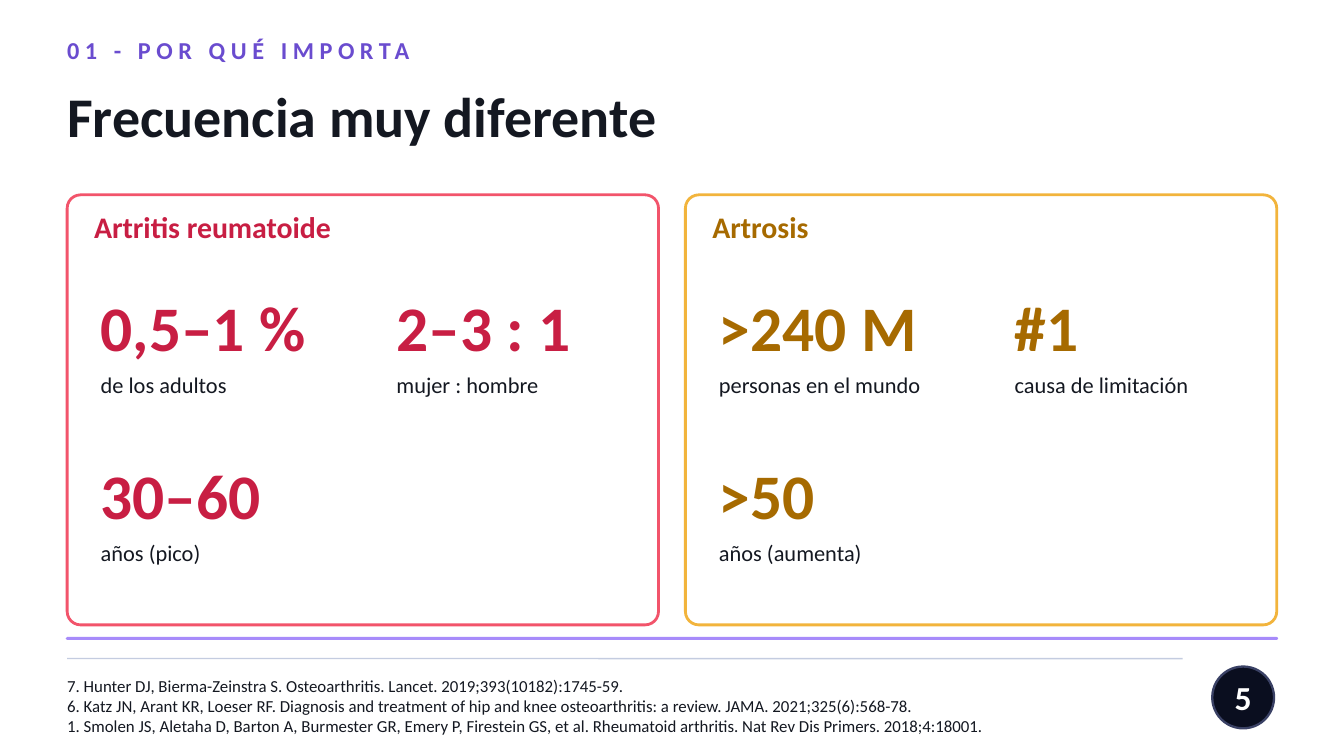
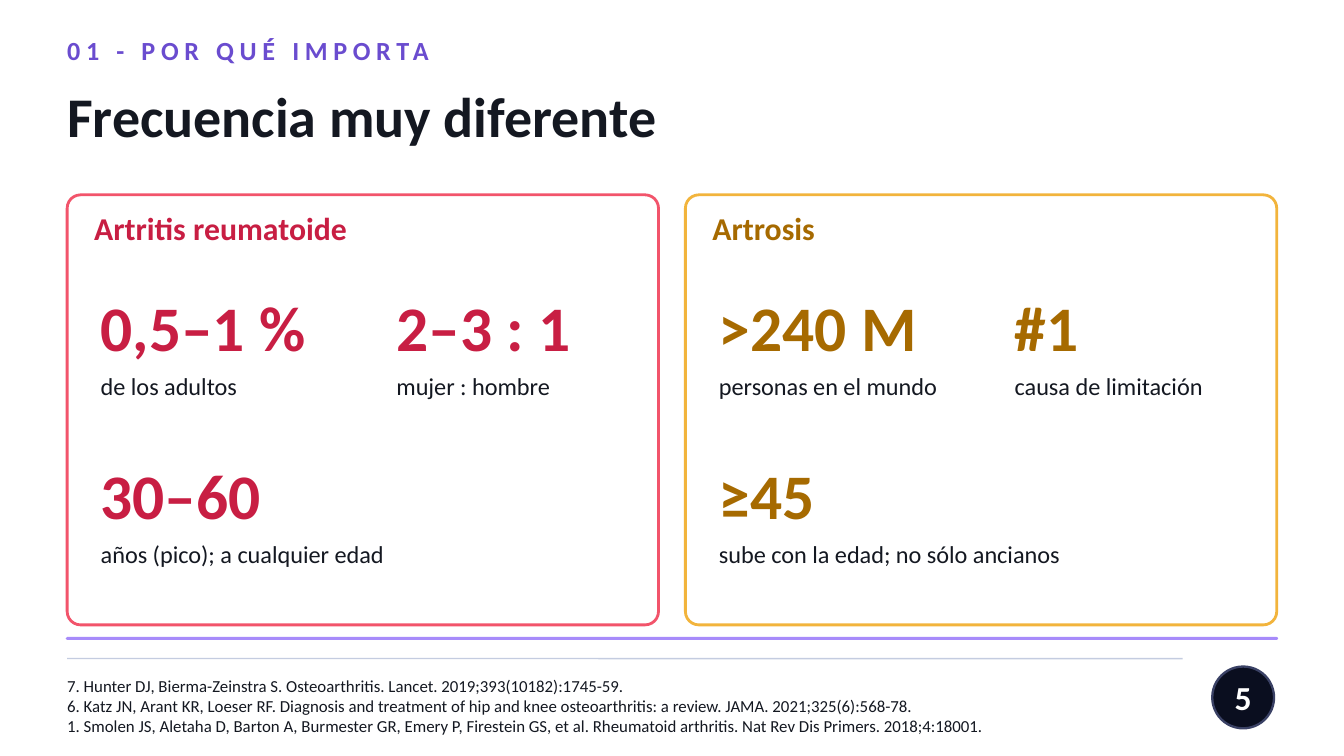
Before and after one commit to nestor120512/nes, a slide deck: slide 5 of Dx_AR_vs_artrosis.pptx. Drawn at 1344x756 pixels with LibreOffice and Linux fonts; fonts in the diff are those of the drawing. Boxes give left, top, right and bottom in pixels: in the first picture for what was removed or moved away, otherwise in the second. Text is boxed around its words. In the diff, an @@ line names an element or a change of style, - is before the commit and + after.

```diff
--- a/Dx_AR_vs_artrosis.pptx
+++ b/Dx_AR_vs_artrosis.pptx
@@ text "01 - POR QUÉ IMPORTA" at (67, 30, 1223, 70): size 13 to 14 pt @@
@@ text "Artritis reumatoide" at (94, 217, 347, 241): size 16 to 17 pt @@
@@ text "Artrosis" at (712, 217, 815, 241): size 16 to 17 pt @@
@@ size 12 to 13 pt in 4 elements at (101, 378, 237, 395), (396, 378, 550, 399), (719, 378, 937, 399), (1015, 378, 1203, 395) @@
@@ text at (719, 478, 815, 520): text changed @@
->50
+≥45
@@ text at (101, 545, 384, 567): text changed; size 12 to 13 pt @@
-años (pico)
+años (pico); a cualquier edad
@@ text at (719, 546, 1060, 566): text changed; size 12 to 13 pt @@
-años (aumenta)
+sube con la edad; no sólo ancianos
```
Also in this commit, not shown: 31 other slides changed, 2 slides added.
